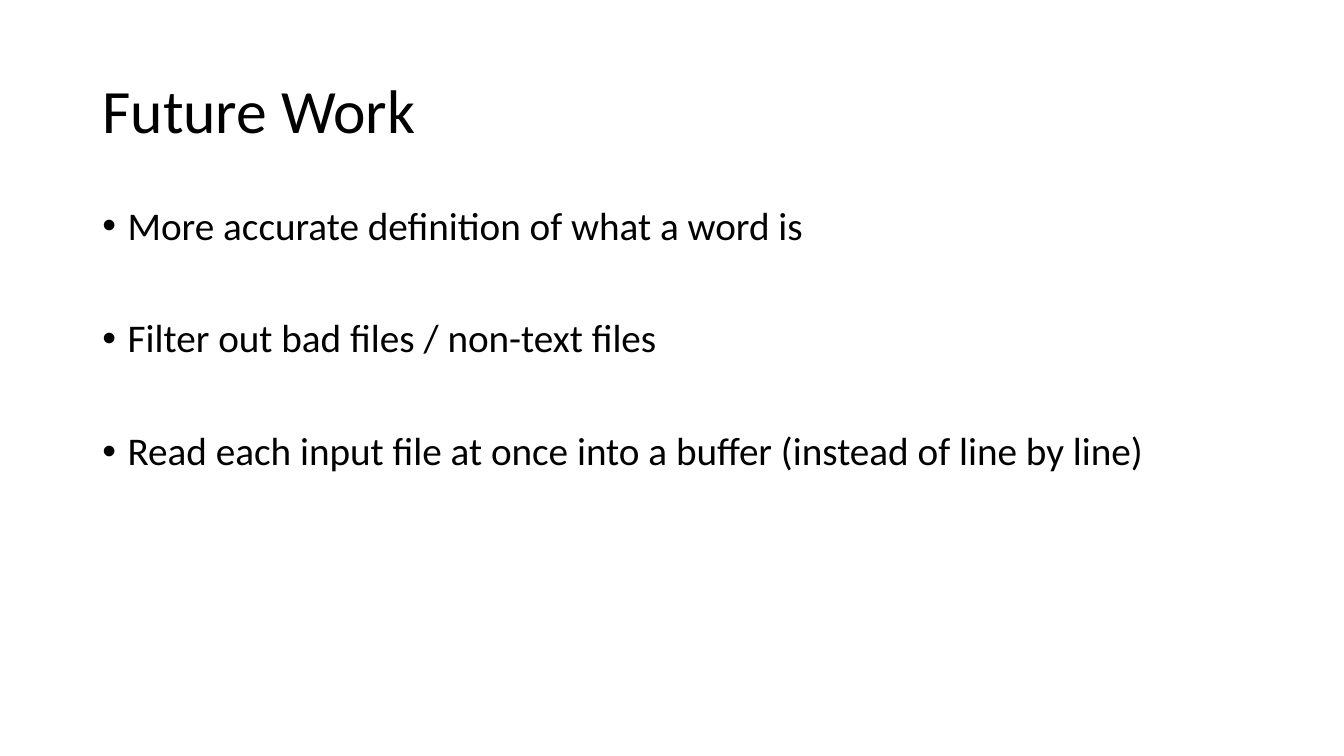
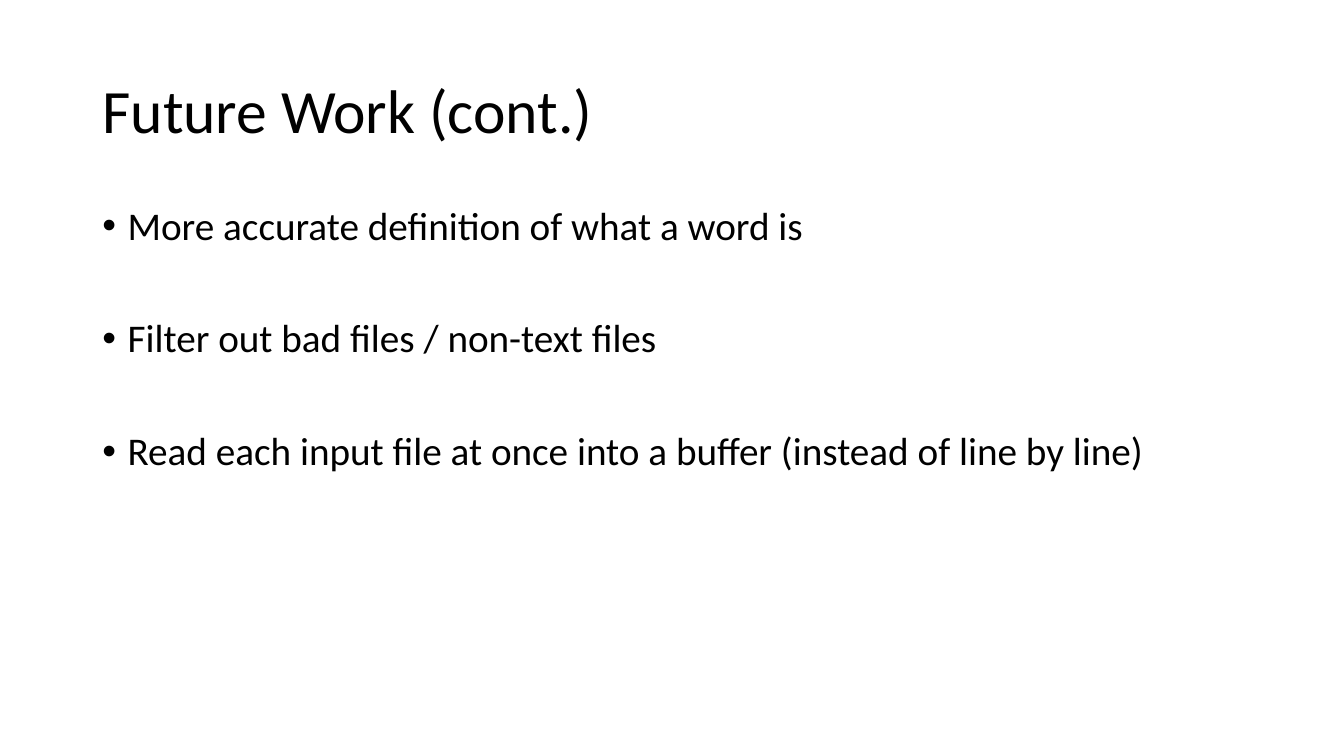
Before and after one commit to lazyradish/Insight-Coding-Challenge, a slide deck: slide 16 of doc/CodingChallenge.pptx. Drawn at 1344x756 pixels with LibreOffice and Linux fonts; fonts in the diff are those of the drawing. Boxes give left, top, right and bottom in pixels: in the first picture for what was removed or moved away, otherwise in the second. Text is boxed around its words. In the diff, an @@ line names an element or a change of style, - is before the commit and + after.

```diff
--- a/doc/CodingChallenge.pptx
+++ b/doc/CodingChallenge.pptx
@@ title at <box>102,88,592,142</box>: text changed @@
-Future Work
+Future Work (cont.)
```
Also in this commit, not shown: 8 other slides changed, 1 other file.
